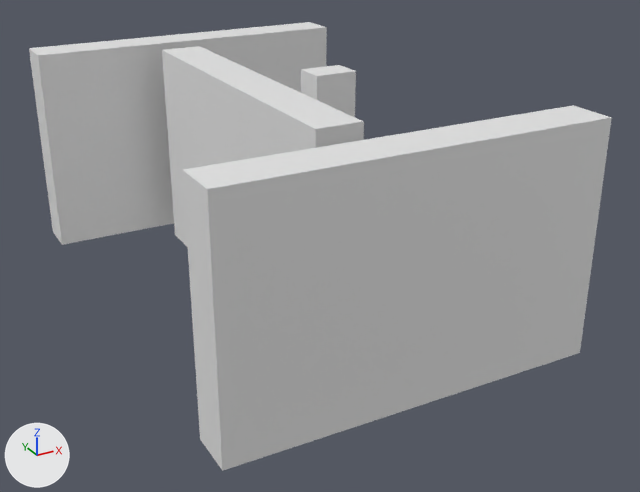
Two versions of the Blender file Assets/#Project/meshes/Cell.blend, one commit apart.
One viewpoint serves both versions: a 50 mm camera at (-19.5, -34.7, 18.8) aimed at (-1.5, -2.1, 2.5). Lighting does not change. The marker at lower left points along +X, +Y and +Z.

The first picture shows 'Cell', 'Corridor wall', 'Corridor wall.001', 'Corridor wall.002'.
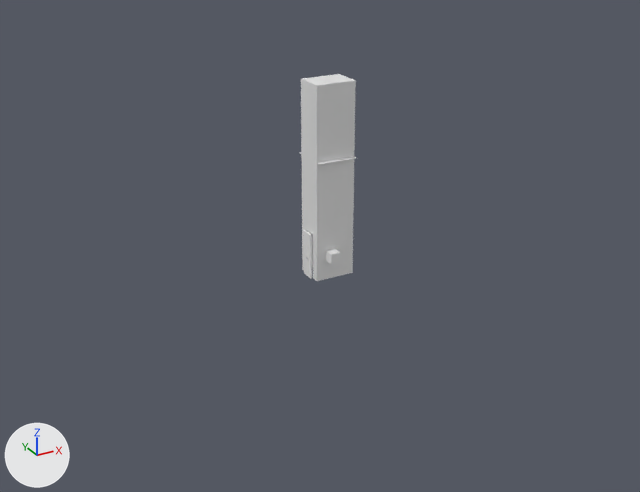
Where the change shows, as pixel boxes (x1, y1, x2, y2) in the pictures (640 x 492 px; the box of a moved part takes in the faces that stretch with it):
'Corridor wall.002', hidden: before (183, 105, 612, 471)
'Corridor wall.001', hidden: before (29, 22, 327, 245)
'Corridor wall', hidden: before (162, 46, 364, 247)
'Cell', reshaped: before (301, 65, 356, 117); after (301, 74, 356, 281)
part 1 of me_cube_000, moved or reshaped: before (301, 65, 356, 117); after (301, 74, 356, 237)

Patch to the scene script:
```diff
--- a/Assets/#Project/meshes/Cell.blend.py
+++ b/Assets/#Project/meshes/Cell.blend.py
@@ me_cube_000 @@
 me_cube_000.from_pydata(...)  # 54 vertices, 44 faces; spans x -1.0..1.0, y -1.25..0.75, z 0.0..10.0
 # used by ob_cell; location = (0.0, 0.0, 0.0)
+# me_cube_000 part 1: all 10 vertices in x -1.0..1.0, y -0.75..0.75, z 10.0 are moved by (0.0, 0.0, -0.42)
@@ ob_corridor_wall_002 @@
 ob_corridor_wall_002.rotation_euler = (0.0, 0.0, 1.571)  # degrees (0, 0, 90)
+ob_corridor_wall_002.hide_viewport = True
@@ ob_corridor_wall_001 @@
 ob_corridor_wall_001.rotation_euler = (0.0, 0.0, 1.571)  # degrees (0, 0, 90)
+ob_corridor_wall_001.hide_viewport = True
@@ ob_corridor_wall @@
 ob_corridor_wall.location = (-4.0, 0.0, 0.0)
+ob_corridor_wall.hide_viewport = True
```
